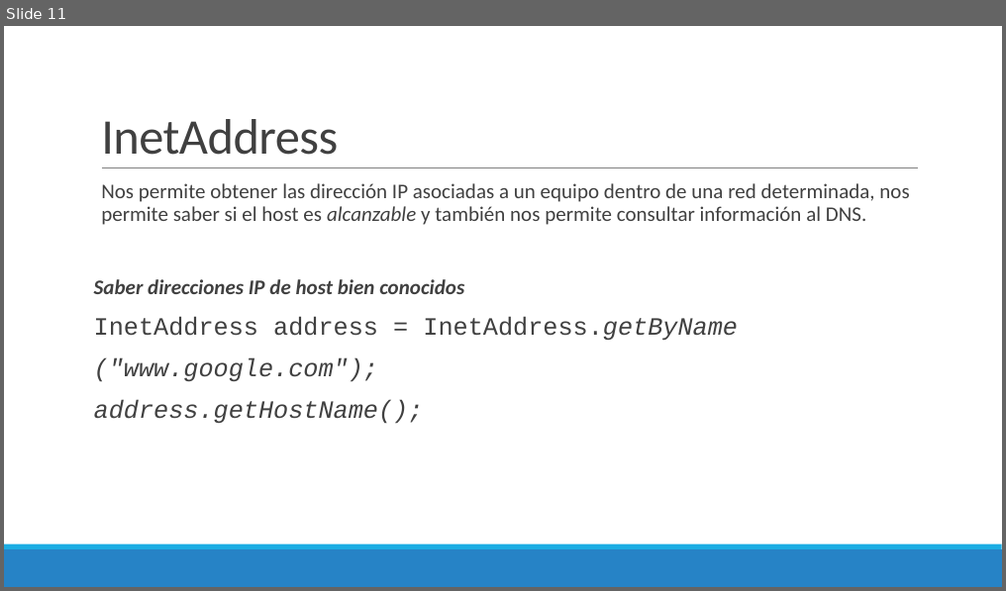
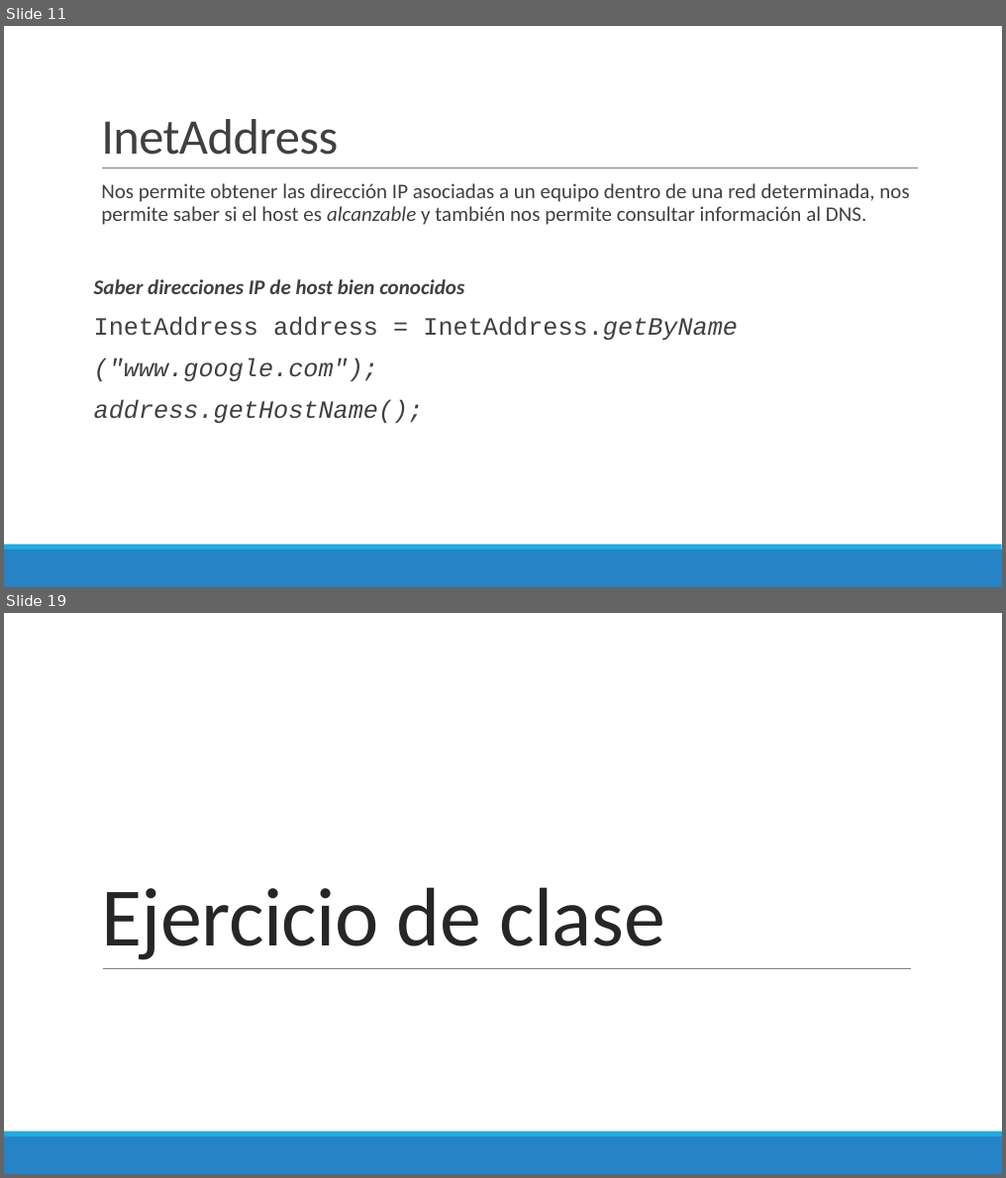
Before and after one commit to Domiciano/ProgramacionEnRed191, a slide deck: Semana 2/Presentación.pptx. Shown one above the other, each under a label of ours: slide 11 before the commit, slides 11 and 19 after it; the slides between them are not shown. The pictures are 1006x591 and 1006x1178 pixels, drawn with LibreOffice and Linux fonts; fonts in the diff are those of the drawing. Boxes give left, top, right and bottom in pixels: in the first picture for what was removed or moved away, otherwise in the second. Text is boxed around its words. In the diff, an @@ line names an element or a change of style, - is before the commit and + after.

Commit message:
Al finalizar la clase

```diff
--- a/Semana 2/Presentación.pptx
+++ b/Semana 2/Presentación.pptx
@@ slide 19 added at [4,613,1002,1174], background #FFFFFF; not listed: 2 template elements that a slide beside it also shows @@
@@ title added at [101,887,665,960], 80 pt, text #262626 @@
+Ejercicio de clase
@@ line added from (103, 968) to (912, 968), #808080 0.5 pt @@
```
Also in this commit, not shown: 12 other slides added, 11 other files.
